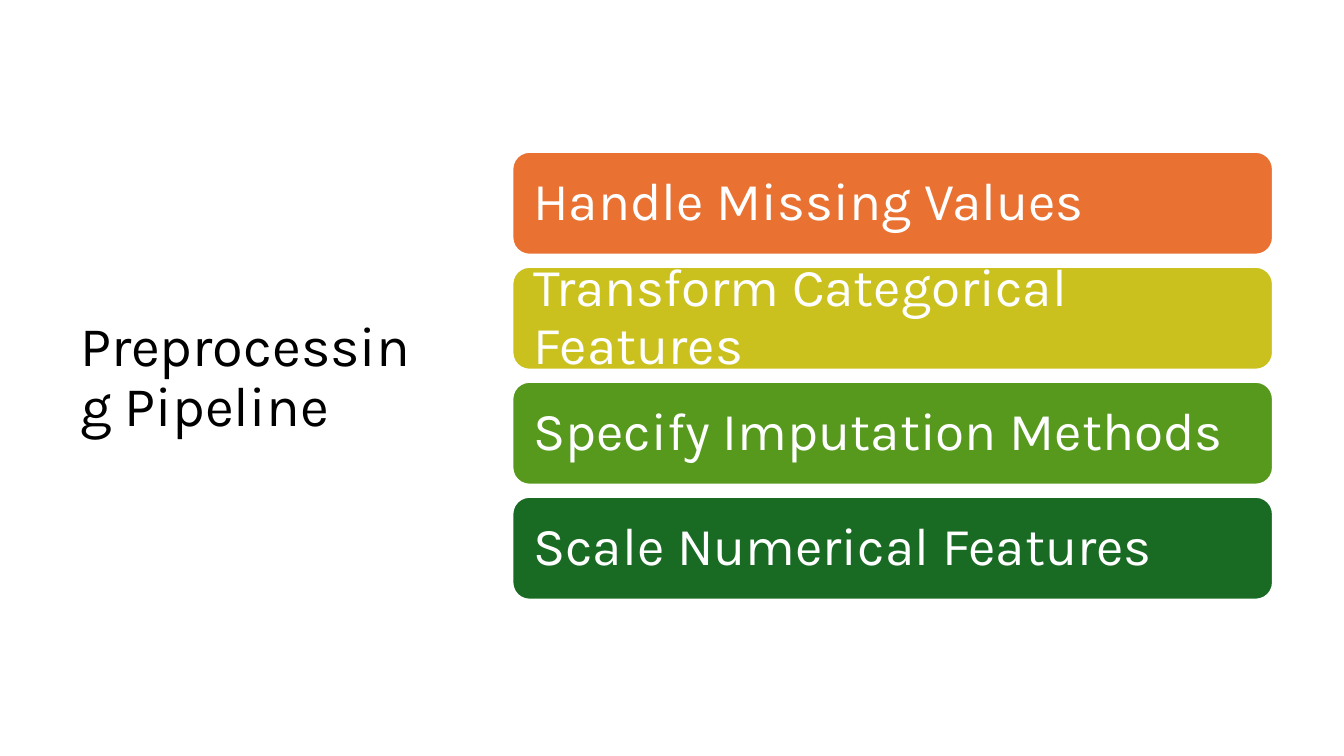
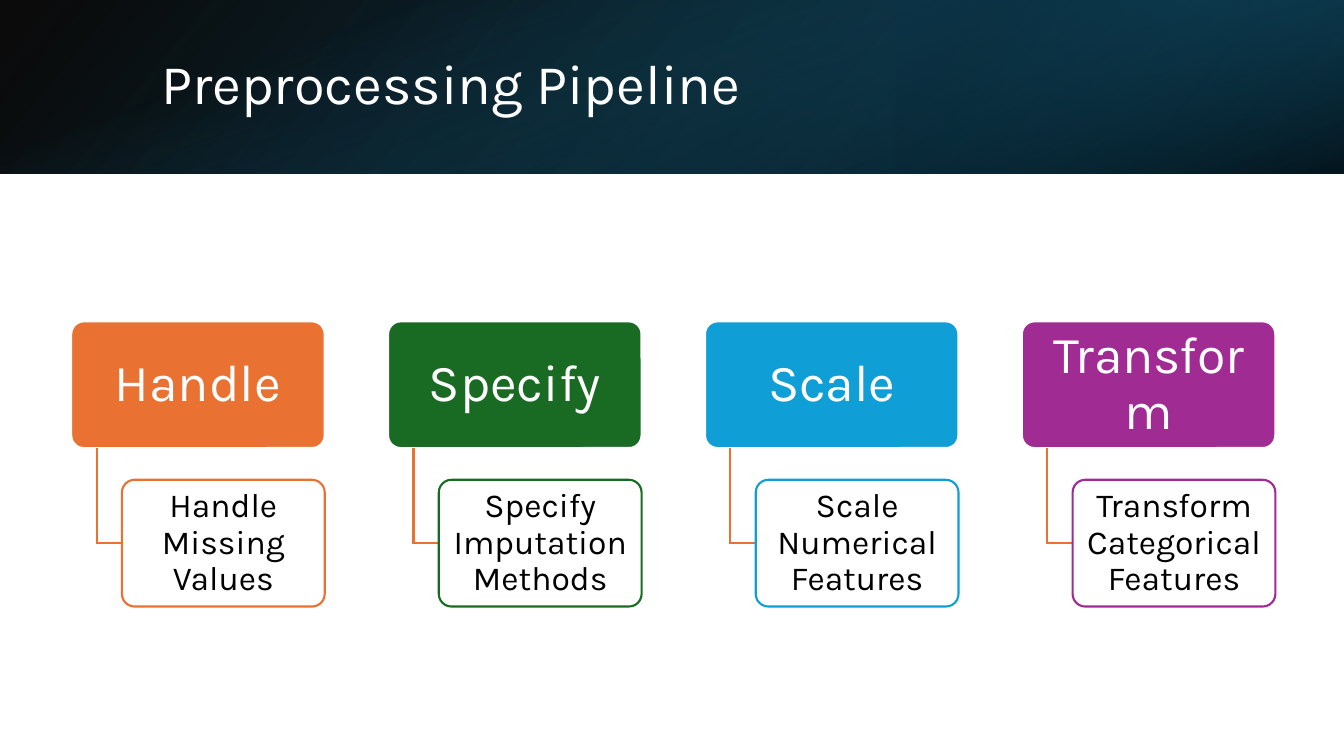
Before and after one commit to tkoche3/ISDS7075, a slide deck: slide 10 of ISDS 7075 Final Presentation.pptx (slide 12 before the commit). Drawn at 1344x756 pixels with LibreOffice and Linux fonts; fonts in the diff are those of the drawing. Boxes give left, top, right and bottom in pixels: in the first picture for what was removed or moved away, otherwise in the second. Text is boxed around its words. In the diff, an @@ line names an element or a change of style, - is before the commit and + after.

Commit message:
Formatting

```diff
--- a/ISDS 7075 Final Presentation.pptx
+++ b/ISDS 7075 Final Presentation.pptx
@@ rectangle added at bbox=[0, 0, 1344, 173], fill gradient #000000 to #104862 @@
@@ rectangle added at bbox=[0, 1, 1343, 174], fill gradient #156082 to #000000 @@
@@ rectangle added at bbox=[896, 0, 1344, 173], fill gradient #0B3041 to #156082 @@
@@ title "Preprocessing Pipeline": place and size @@
-title "Preprocessing Pipeline" at bbox=[125, 376, 329, 439]
+title "Preprocessing Pipeline" at bbox=[161, 65, 740, 118]
@@ title "Preprocessing Pipeline" at bbox=[161, 65, 740, 118]: text colour #000000 to #FFFFFF @@
@@ text "Handle Missing Values": place and size @@
-text "Handle Missing Values" at bbox=[533, 183, 1084, 233]
+text "Handle Missing Values" at bbox=[162, 494, 285, 591]
@@ size 38 to 24 pt, text colour #FFFFFF to #000000; alignment left to centre; less space between paragraphs in 4 elements at bbox=[777, 494, 936, 591], bbox=[162, 494, 285, 591], bbox=[1087, 494, 1261, 591], bbox=[454, 494, 627, 591] @@
@@ text "Specify Imputation Methods": place and size @@
-text "Specify Imputation Methods" at bbox=[533, 413, 1223, 463]
+text "Specify Imputation Methods" at bbox=[454, 494, 627, 591]
@@ group removed at bbox=[512, 152, 1273, 600]: 4 rounded rectangles @@
@@ text "Scale Numerical Features": place and size @@
-text "Scale Numerical Features" at bbox=[533, 528, 1152, 566]
+text "Scale Numerical Features" at bbox=[777, 494, 936, 591]
@@ group added at bbox=[72, 322, 1276, 607]: 8 rounded rectangles, 4 texts, 4 freeform shapes @@
+Handle
+Specify
+Scale
+Transform
@@ text "Transform Categorical Features": place and size @@
-text "Transform Categorical Features" at bbox=[533, 258, 1067, 376]
+text "Transform Categorical Features" at bbox=[1087, 494, 1261, 591]
```
Also in this commit, not shown: 11 other slides changed, 2 slides added, 4 slides removed.
